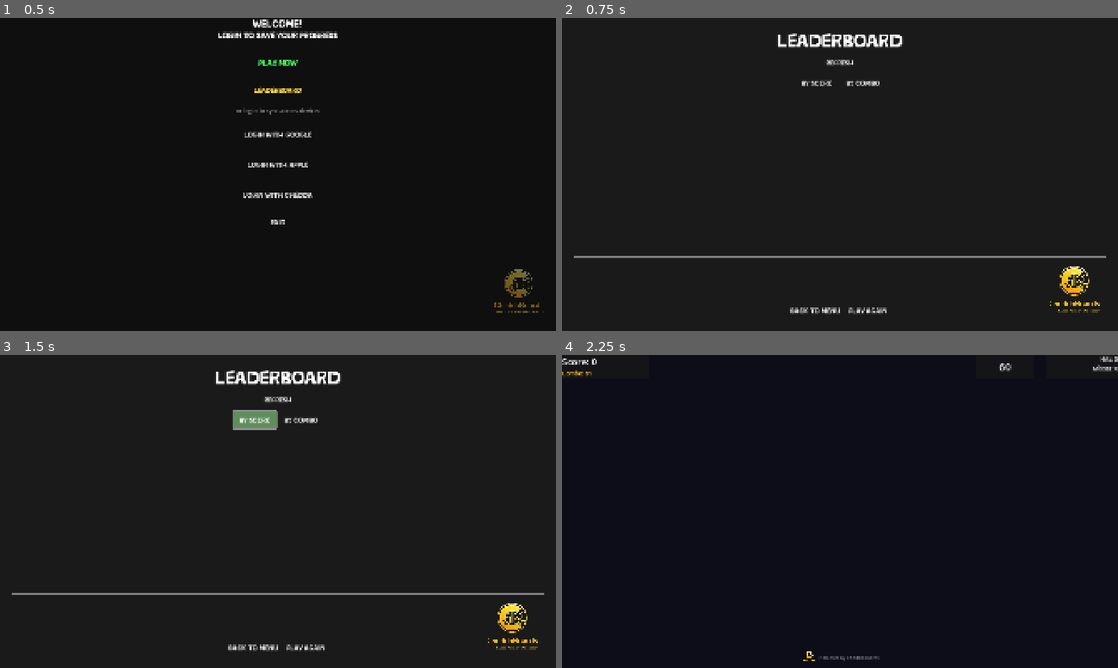
Above: before the commit, frames 1-4 (two rows, left to right).
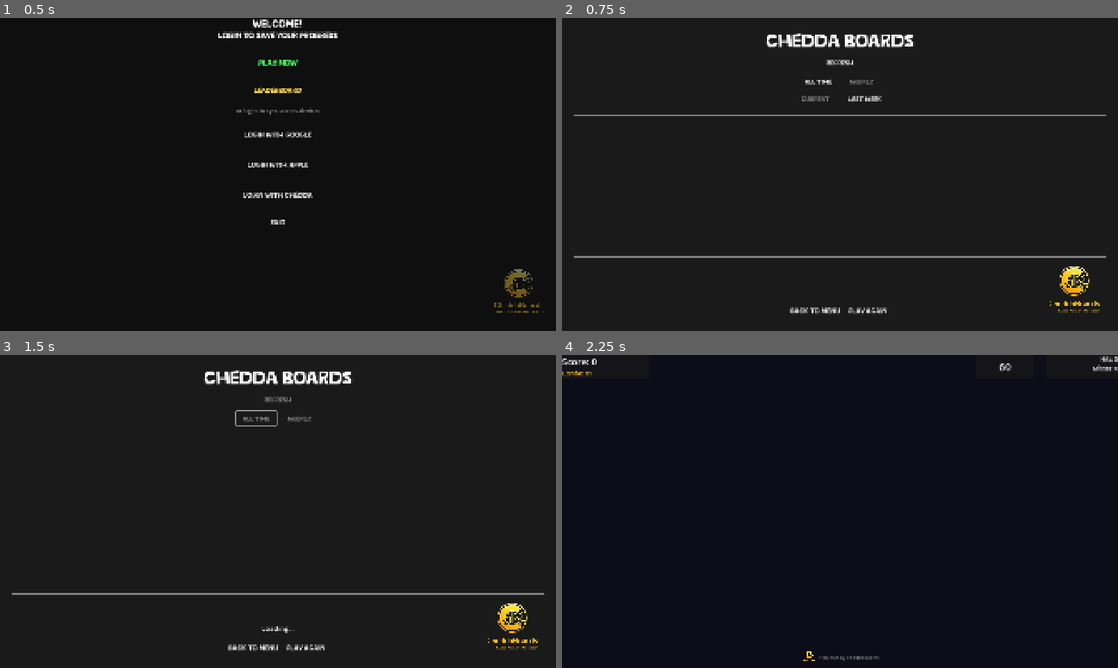
Above: after the commit, the same moments.

Repository: cheddatech/CheddaBoards-Godot
Game: Godot game, scene res://MainMenu.tscn
The game is run twice, just before and just after one commit, with the same random seed, the same clock (stepped at 60 frames per second) and the same inputs.
Inputs (mouse positions are in pixels of both pictures, inside the frame that each line leads up to):
- Up to frame 1 (0.5 s): no input
- Up to frame 2 (0.75 s): click "Leaderboard" at 0.5 s
- Up to frame 3 (1.5 s): click (255, 417) at 1.25 s, where only the run after the commit has a clickable "All Time"
- Up to frame 4 (2.25 s): click "Play Again" at 2 s

Frame 1 is identical in both runs. In frame 2, 1.5% of the frame differs, in the area x 2-98%, y 4-32%; in frame 3, 1.5%; in frame 4, nothing differs.
Error in both runs: Invalid access to property or key 'scoreboard_loaded' on a base object of type 'Node (CheddaBoards.gd)'. (res://Leaderboard.gd:162)

Commit message:
Update Leaderboard.tscn

Diff:
--- a/Leaderboard.tscn
+++ b/Leaderboard.tscn
@@ -48,7 +48,7 @@
 layout_mode = 2
 theme_override_fonts/font = ExtResource("2_mruqn")
 theme_override_font_sizes/font_size = 64
-text = "Leaderboard"
+text = "Chedda boards"
 horizontal_alignment = 1
 
 [node name="RefreshButton" type="Button" parent="MarginContainer/VBoxContainer/HeaderContainer"]
@@ -59,23 +59,66 @@
 theme_override_font_sizes/font_size = 24
 text = "Refresh"
 
+[node name="TimeContainer" type="HBoxContainer" parent="MarginContainer/VBoxContainer/HeaderContainer"]
+layout_mode = 2
+theme_override_constants/separation = 10
+alignment = 1
+
+[node name="AllTimeButton" type="Button" parent="MarginContainer/VBoxContainer/HeaderContainer/TimeContainer"]
+custom_minimum_size = Vector2(140, 50)
+layout_mode = 2
+theme = ExtResource("3_xtqbn")
+theme_override_font_sizes/font_size = 22
+text = "All Time"
+
+[node name="WeeklyButton" type="Button" parent="MarginContainer/VBoxContainer/HeaderContainer/TimeContainer"]
+custom_minimum_size = Vector2(140, 50)
+layout_mode = 2
+theme = ExtResource("3_xtqbn")
+theme_override_font_sizes/font_size = 22
+disabled = true
+text = "Weekly"
+
+[node name="PeriodContainer" type="HBoxContainer" parent="MarginContainer/VBoxContainer/HeaderContainer"]
+layout_mode = 2
+theme_override_constants/separation = 10
+alignment = 1
+
+[node name="CurrentButton" type="Button" parent="MarginContainer/VBoxContainer/HeaderContainer/PeriodContainer"]
+custom_minimum_size = Vector2(160, 50)
+layout_mode = 2
+theme = ExtResource("3_xtqbn")
+theme_override_font_sizes/font_size = 22
+disabled = true
+text = "Current"
+
+[node name="LastPeriodButton" type="Button" parent="MarginContainer/VBoxContainer/HeaderContainer/PeriodContainer"]
+custom_minimum_size = Vector2(160, 50)
+layout_mode = 2
+theme = ExtResource("3_xtqbn")
+theme_override_font_sizes/font_size = 22
+text = "Last Week"
+
 [node name="SortContainer" type="HBoxContainer" parent="MarginContainer/VBoxContainer/HeaderContainer"]
 layout_mode = 2
 theme_override_constants/separation = 10
 alignment = 1
 
 [node name="SortByScoreButton" type="Button" parent="MarginContainer/VBoxContainer/HeaderContainer/SortContainer"]
-custom_minimum_size = Vector2(150, 60)
+visible = false
+custom_minimum_size = Vector2(150, 50)
 layout_mode = 2
 theme = ExtResource("3_xtqbn")
-theme_override_font_sizes/font_size = 24
+theme_override_font_sizes/font_size = 22
+disabled = true
 text = "By Score"
 
 [node name="SortByStreakButton" type="Button" parent="MarginContainer/VBoxContainer/HeaderContainer/SortContainer"]
-custom_minimum_size = Vector2(150, 60)
+visible = false
+custom_minimum_size = Vector2(150, 50)
 layout_mode = 2
 theme = ExtResource("3_xtqbn")
-theme_override_font_sizes/font_size = 24
+theme_override_font_sizes/font_size = 22
 text = "By Combo"
 
 [node name="HSeparator" type="HSeparator" parent="MarginContainer/VBoxContainer"]
Not shown: 1 places in Leaderboard.tscn that only renumber resources
